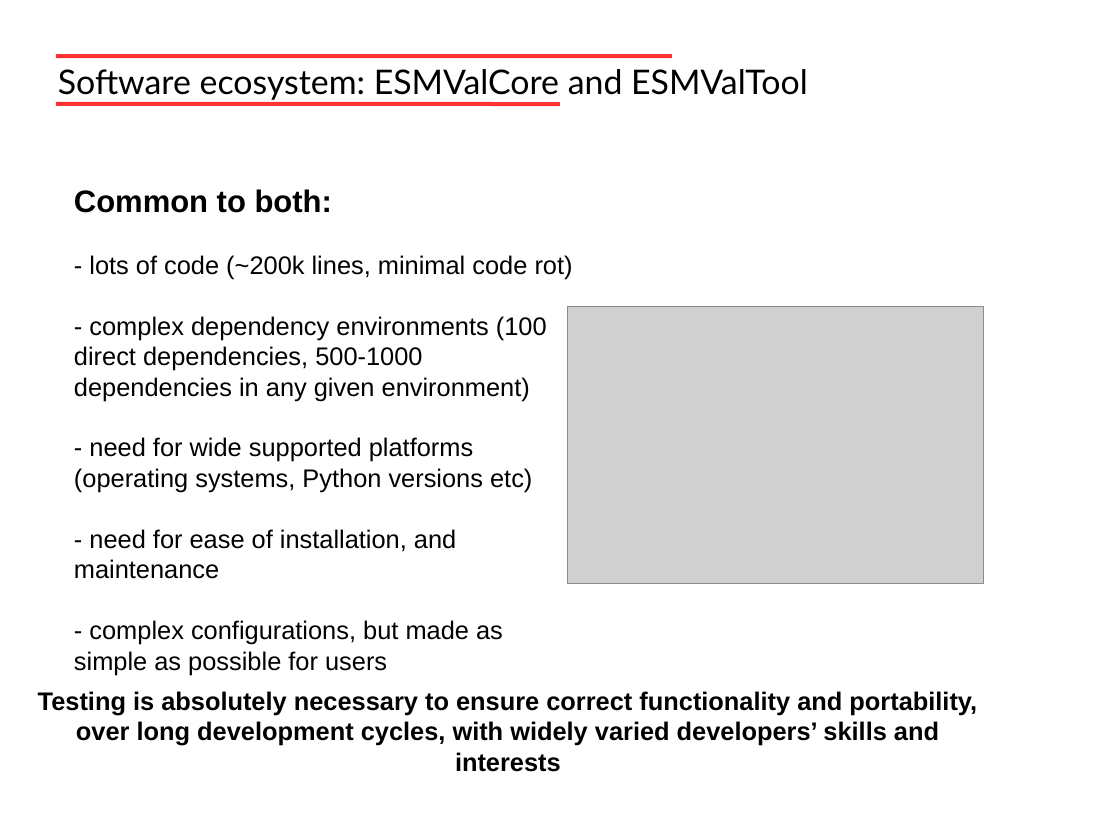
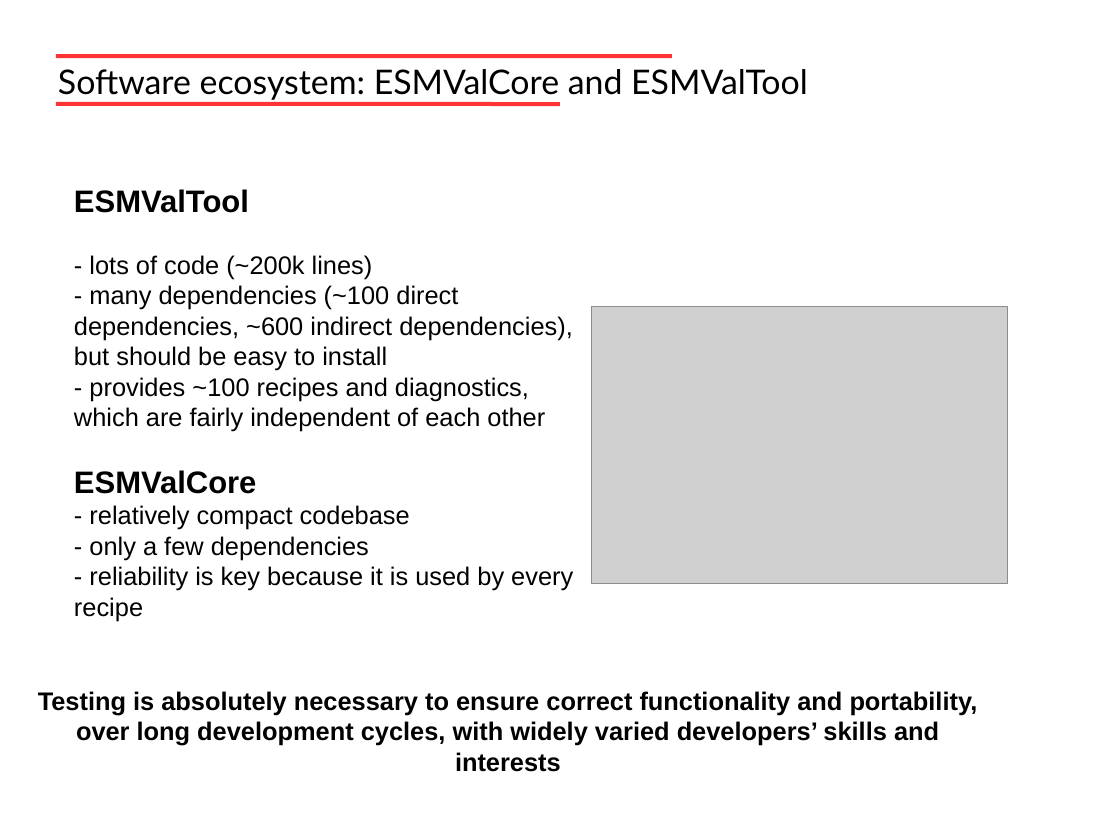
Before and after one commit to valeriupredoi/NCAR_Correctness_Workshop_9-10Nov2023_Talk, a slide deck: slide 4 of Predoi_Andela_Reliable-and-reproducible-Earth-System-Model-data-analysis-with-ESMValTool.pptx. Drawn at 1120x840 pixels with LibreOffice and Linux fonts; fonts in the diff are those of the drawing; grey boxes stand for pictures. Boxes give left, top, right and bottom in pixels: in the first picture for what was removed or moved away, otherwise in the second. Text is boxed around its words. In the diff, an @@ line names an element or a change of style, - is before the commit and + after.

```diff
--- a/Predoi_Andela_Reliable-and-reproducible-Earth-System-Model-data-analysis-with-ESMValTool.pptx
+++ b/Predoi_Andela_Reliable-and-reproducible-Earth-System-Model-data-analysis-with-ESMValTool.pptx
@@ text at (x1=74, y1=189, x2=573, y2=621): text changed @@
-Common to both:
-- lots of code (~200k lines, minimal code rot)
-- complex dependency environments (100 direct dependencies, 500-1000 dependencies in any given environment)
-- need for wide supported platforms (operating systems, Python versions etc)
-- need for ease of installation, and maintenance
-- complex configurations, but made as simple as possible for users
+ESMValTool
+- lots of code (~200k lines)
+- many dependencies (~100 direct dependencies, ~600 indirect dependencies), but should be easy to install
+- provides ~100 recipes and diagnostics, which are fairly independent of each other
+ESMValCore
+- relatively compact codebase
+- only a few dependencies
+- reliability is key because it is used by every recipe
@@ picture moved from (x1=568, y1=306, x2=984, y2=583) to (x1=593, y1=306, x2=1008, y2=583) @@
```
Also in this commit, not shown: 7 other slides changed, 1 slide added, 1 other file.
